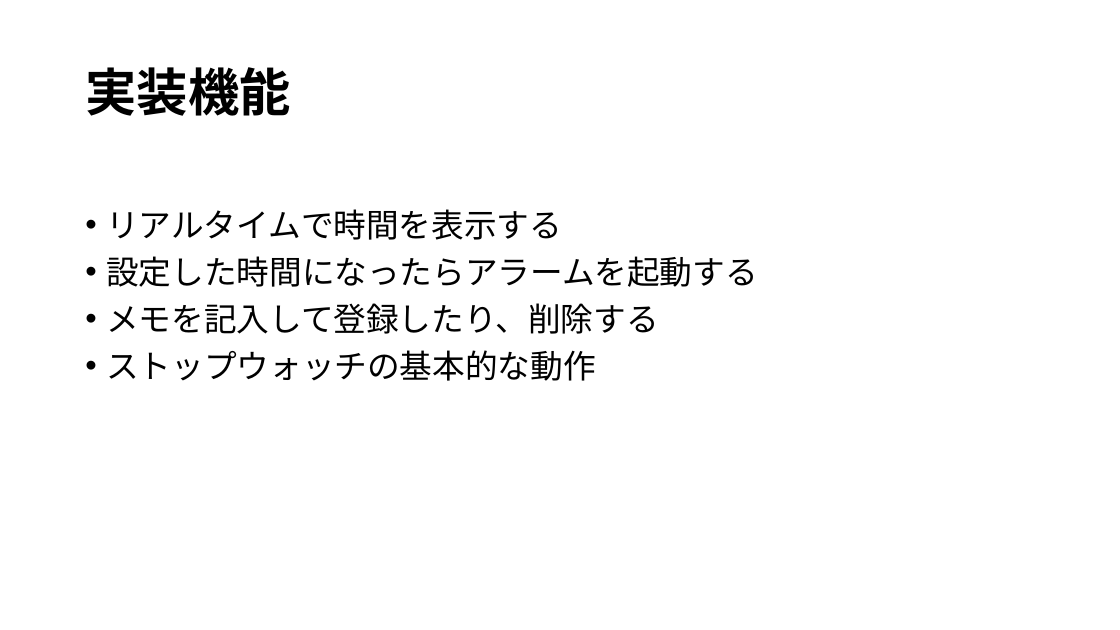
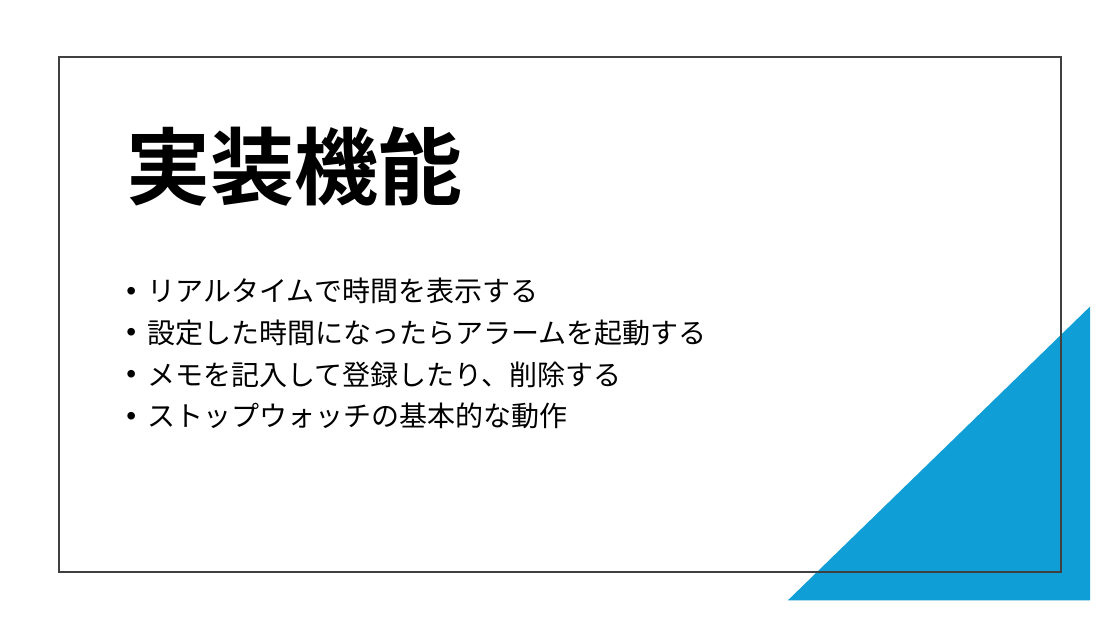
Before and after one commit to Shi-ori/Fultter, a slide deck: slide 4 of fultter_task/Flutter Timer.pptx (slide 3 before the commit). Drawn at 1120x630 pixels with LibreOffice and Linux fonts; fonts in the diff are those of the drawing. Boxes give left, top, right and bottom in pixels: in the first picture for what was removed or moved away, otherwise in the second. Text is boxed around its words. In the diff, an @@ line names an element or a change of style, - is before the commit and + after.

```diff
--- a/fultter_task/Flutter Timer.pptx
+++ b/fultter_task/Flutter Timer.pptx
@@ rectangle added at (59,57,1061,572), outline #404040 1.5 pt @@
@@ title "実装機能": place and size @@
-title "実装機能" at (85,67,290,116)
+title "実装機能" at (126,126,462,206)
@@ title "実装機能" at (126,126,462,206): size 44 to 72 pt @@
@@ text "リアルタイムで時間を表示する": place and size @@
-text "リアルタイムで時間を表示する" at (106,209,757,381)
+text "リアルタイムで時間を表示する" at (147,277,706,429)
@@ text "リアルタイムで時間を表示する" at (147,277,706,429): size 28 to 24 pt @@
@@ right triangle added at (788,307,1091,601), fill #0F9ED5 @@
```
Also in this commit, not shown: 2 other slides changed, 1 slide added.
